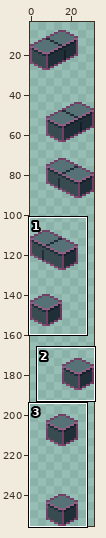
Edited in one commit: pixel-art file (assets/img/blocks_buildings_bricks.aseprite). The first picture is a wide view before the edit; the outline marks the close-up.
Close-up. Before:
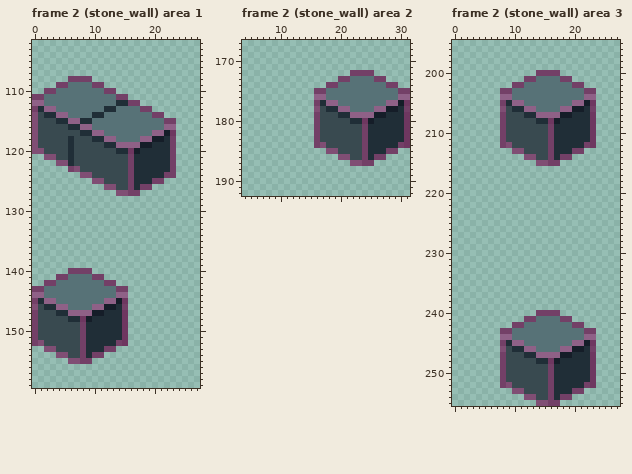
32x256 pixels, 6 frames. Shown: frame 2 (stone_wall) area 1: x 0..27, y 102..159; frame 2 (stone_wall) area 2: x 4..31, y 167..192; frame 2 (stone_wall) area 3: x 0..27, y 195..255. The wide view leaves out empty margins. The commit also changed other frames or places, which this record leaves out.
The result:
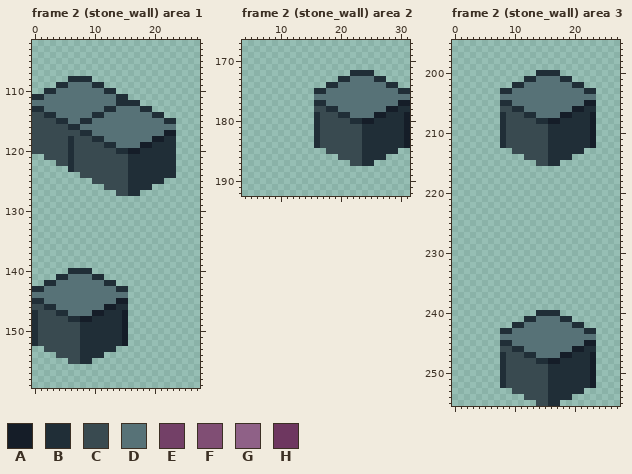
Palette (. is transparent): A #151d28  B #202e37  C #394a50  D #577277  E #734067  F #804e74  G #8f6187  H #6e3760
What changed:
layer "Helper" now hidden
--- frame 2 (stone_wall) area 1
@@ x 0..27 @@
 107 ............................
-108 ......EEEE..................
-109 ....EEDDDDEE................
-110 ..EEDDDDDDDDEE..............
-111 EEDDDDDDDDDDDDEE............
-112 GGDDDDDDDDDDDDBBEE..........
-113 EBGGDDDDDDDDBBDDDDEE........
-114 FCBBGGDDDDBBDDDDDDDDEE......
-115 FCCCBBGGBBDDDDDDDDDDDDEE....
-116 FCCCCCBBGGDDDDDDDDDDDDGG....
-117 FCCCCCCCBBGGDDDDDDDDGGAH....
-118 FCCCCCBCCCBBGGDDDDGGAABE....
-119 FCCCCCBCCCCCBBGGGGAABBBE....
-120 FFCCCCBCCCCCCCBBHABBBBBE....
-121 ..FFCCBCCCCCCCCCEBBBBBBE....
-122 ....FFBCCCCCCCCCEBBBBBBE....
-123 ......EFCCCCCCCCEBBBBBBE....
-124 ........FFCCCCCCEBBBBBEE....
-125 ..........FFCCCCEBBBEE......
-126 ............FFCCEBEE........
-127 ..............FFEE..........
+108 ......BBBB..................
+109 ....BBDDDDBB................
+110 ..BBDDDDDDDDBB..............
+111 BBDDDDDDDDDDDDBB............
+112 DDDDDDDDDDDDDDBBBB..........
+113 BBDDDDDDDDDDBBDDDDBB........
+114 CCBBDDDDDDBBDDDDDDDDBB......
+115 CCCCBBDDBBDDDDDDDDDDDDBB....
+116 CCCCCCBBDDDDDDDDDDDDDDDD....
+117 CCCCCCCCBBDDDDDDDDDDDDAA....
+118 CCCCCCBCCCBBDDDDDDDDAABB....
+119 CCCCCCBCCCCCBBDDDDAABBBB....
+120 CCCCCCBCCCCCCCBBAABBBBBB....
+121 ..CCCCBCCCCCCCCCBBBBBBBB....
+122 ....CCBCCCCCCCCCBBBBBBBB....
+123 ......BCCCCCCCCCBBBBBBBB....
+124 ........CCCCCCCCBBBBBBBB....
+125 ..........CCCCCCBBBBBB......
+126 ............CCCCBBBB........
+127 ..............CCBB..........
 128 ............................
@@ x 0..17 @@
 139 ..................
-140 ......EEEE........
-141 ....EEDDDDEE......
-142 ..EEDDDDDDDDEE....
-143 EEDDDDDDDDDDDDEE..
-144 GGDDDDDDDDDDDDGG..
-145 EBGGDDDDDDDDGGAH..
-146 FCBBGGDDDDGGAABE..
-147 ECCCBBGGGGAABBBH..
-148 ECCCCCBBHABBBBBH..
-149 ECCCCCCCEBBBBBBH..
-150 ECCCCCCCEBBBBBBH..
-151 ECCCCCCCEBBBBBBH..
-152 EFCCCCCCEBBBBBEH..
-153 ..FFCCCCEBBBEE....
-154 ....FFCCEBEE......
-155 ......FFEE........
+140 ......BBBB........
+141 ....BBDDDDBB......
+142 ..BBDDDDDDDDBB....
+143 BBDDDDDDDDDDDDBB..
+144 DDDDDDDDDDDDDDDD..
+145 BBDDDDDDDDDDDDAA..
+146 CCBBDDDDDDDDAABB..
+147 BCCCBBDDDDAABBBA..
+148 BCCCCCBBAABBBBBA..
+149 BCCCCCCCBBBBBBBA..
+150 BCCCCCCCBBBBBBBA..
+151 BCCCCCCCBBBBBBBA..
+152 BCCCCCCCBBBBBBBA..
+153 ..CCCCCCBBBBBB....
+154 ....CCCCBBBB......
+155 ......CCBB........
 156 ..................
--- frame 2 (stone_wall) area 2
@@ x 14..31 @@
 171 ..................
-172 ........EEEE......
-173 ......EEDDDDEE....
-174 ....EEDDDDDDDDEE..
-175 ..EEDDDDDDDDDDDDEE
-176 ..GGDDDDDDDDDDDDGG
-177 ..EBGGDDDDDDDDGGAH
-178 ..FCBBGGDDDDGGAABE
-179 ..ECCCBBGGGGAABBBH
-180 ..ECCCCCBBHABBBBBH
-181 ..ECCCCCCCEBBBBBBH
-182 ..ECCCCCCCEBBBBBBH
-183 ..ECCCCCCCEBBBBBBH
-184 ..EFCCCCCCEBBBBBEH
-185 ....FFCCCCEBBBEE..
-186 ......FFCCEBEE....
-187 ........FFEE......
+172 ........BBBB......
+173 ......BBDDDDBB....
+174 ....BBDDDDDDDDBB..
+175 ..BBDDDDDDDDDDDDBB
+176 ..DDDDDDDDDDDDDDDD
+177 ..BBDDDDDDDDDDDDAA
+178 ..CCBBDDDDDDDDAABB
+179 ..BCCCBBDDDDAABBBA
+180 ..BCCCCCBBAABBBBBA
+181 ..BCCCCCCCBBBBBBBA
+182 ..BCCCCCCCBBBBBBBA
+183 ..BCCCCCCCBBBBBBBA
+184 ..BCCCCCCCBBBBBBBA
+185 ....CCCCCCBBBBBB..
+186 ......CCCCBBBB....
+187 ........CCBB......
 188 ..................
--- frame 2 (stone_wall) area 3
@@ x 0..27 @@
 199 ............................
-200 ..............EEEE..........
-201 ............EEDDDDEE........
-202 ..........EEDDDDDDDDEE......
-203 ........EEDDDDDDDDDDDDEE....
-204 ........GGDDDDDDDDDDDDGG....
-205 ........EBGGDDDDDDDDGGAH....
-206 ........FCBBGGDDDDGGAABE....
-207 ........ECCCBBGGGGAABBBH....
-208 ........ECCCCCBBHABBBBBH....
-209 ........ECCCCCCCEBBBBBBH....
-210 ........ECCCCCCCEBBBBBBH....
-211 ........ECCCCCCCEBBBBBBH....
-212 ........EFCCCCCCEBBBBBEH....
-213 ..........FFCCCCEBBBEE......
-214 ............FFCCEBEE........
-215 ..............FFEE..........
+200 ..............BBBB..........
+201 ............BBDDDDBB........
+202 ..........BBDDDDDDDDBB......
+203 ........BBDDDDDDDDDDDDBB....
+204 ........DDDDDDDDDDDDDDDD....
+205 ........BBDDDDDDDDDDDDAA....
+206 ........CCBBDDDDDDDDAABB....
+207 ........BCCCBBDDDDAABBBA....
+208 ........BCCCCCBBAABBBBBA....
+209 ........BCCCCCCCBBBBBBBA....
+210 ........BCCCCCCCBBBBBBBA....
+211 ........BCCCCCCCBBBBBBBA....
+212 ........BCCCCCCCBBBBBBBA....
+213 ..........CCCCCCBBBBBB......
+214 ............CCCCBBBB........
+215 ..............CCBB..........
 216 ............................
@@ x 0..27 @@
 239 ............................
-240 ..............EEEE..........
-241 ............EEDDDDEE........
-242 ..........EEDDDDDDDDEE......
-243 ........EEDDDDDDDDDDDDEE....
-244 ........GGDDDDDDDDDDDDGG....
-245 ........EBGGDDDDDDDDGGAH....
-246 ........FCBBGGDDDDGGAABE....
-247 ........ECCCBBGGGGAABBBH....
-248 ........ECCCCCBBHABBBBBH....
-249 ........ECCCCCCCEBBBBBBH....
-250 ........ECCCCCCCEBBBBBBH....
-251 ........ECCCCCCCEBBBBBBH....
-252 ........EFCCCCCCEBBBBBEH....
-253 ..........FFCCCCEBBBEE......
-254 ............FFCCEBEE........
-255 ..............FFEE..........
+240 ..............BBBB..........
+241 ............BBDDDDBB........
+242 ..........BBDDDDDDDDBB......
+243 ........BBDDDDDDDDDDDDBB....
+244 ........DDDDDDDDDDDDDDDD....
+245 ........BBDDDDDDDDDDDDAA....
+246 ........CCBBDDDDDDDDAABB....
+247 ........BCCCBBDDDDAABBBA....
+248 ........BCCCCCBBAABBBBBA....
+249 ........BCCCCCCCBBBBBBBA....
+250 ........BCCCCCCCBBBBBBBA....
+251 ........BCCCCCCCBBBBBBBA....
+252 ........BCCCCCCCBBBBBBBA....
+253 ..........CCCCCCBBBBBB......
+254 ............CCCCBBBB........
+255 ..............CCBB..........
Pixel boxes of the changes (left, top, right, bottom) in both close-ups:
changed: (32, 76, 176, 196)
changed: (32, 268, 128, 364)
changed: (314, 70, 410, 166)
changed: (500, 70, 596, 166)
changed: (500, 310, 596, 406)
